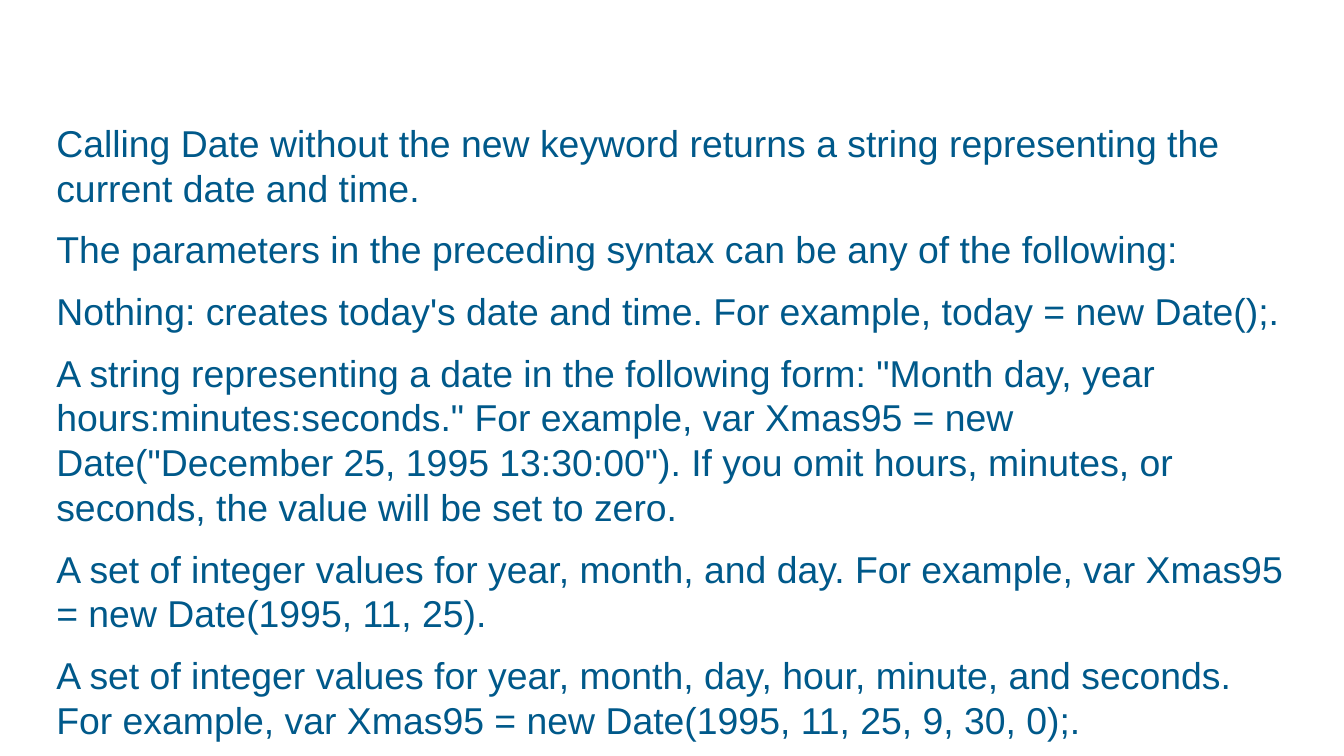
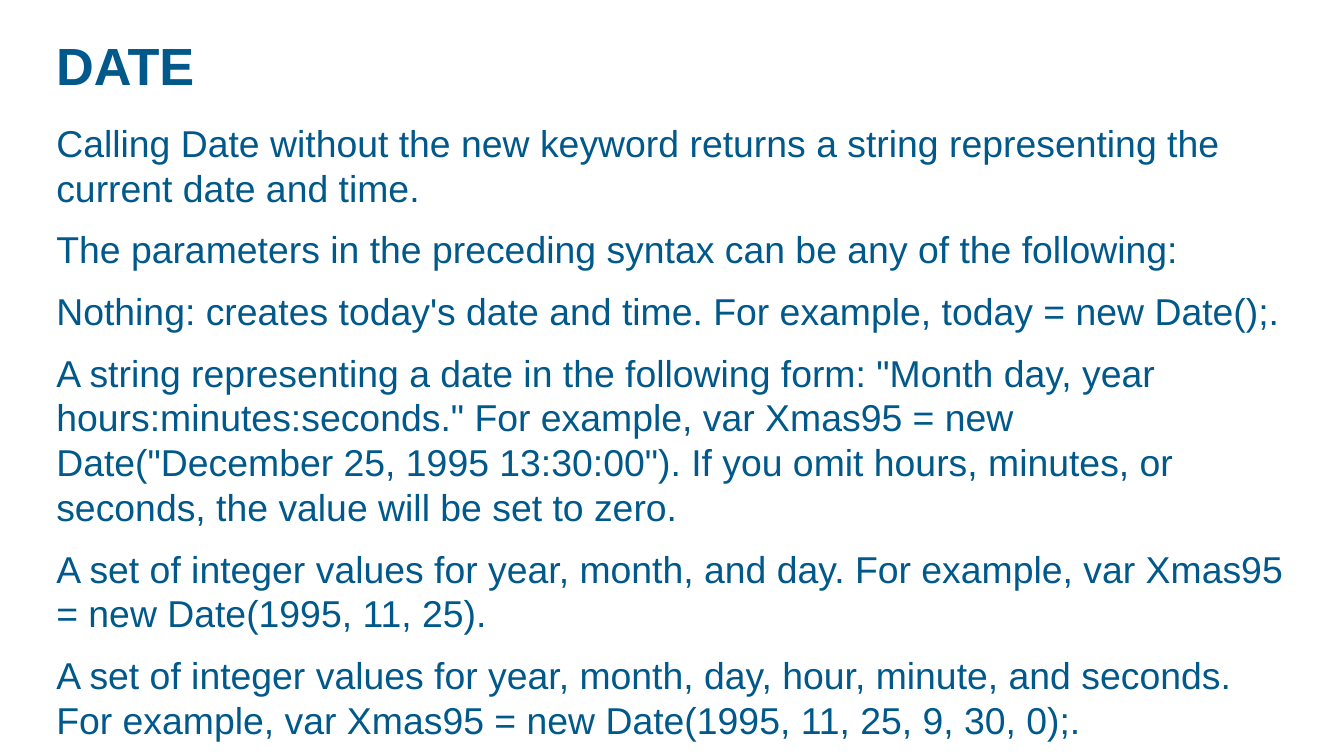
Before and after one commit to ashok07iet/java-script-sample-code, a slide deck: slide 91 of doc/javascript.pptx. Drawn at 1344x756 pixels with LibreOffice and Linux fonts; fonts in the diff are those of the drawing; background and template pictures are left out. Boxes give left, top, right and bottom in pixels: in the first picture for what was removed or moved away, otherwise in the second. Text is boxed around its words. In the diff, an @@ line names an element or a change of style, - is before the commit and + after.

```diff
--- a/doc/javascript.pptx
+++ b/doc/javascript.pptx
@@ title added at [56,49,194,85], 28 pt, text #00598A, bold @@
+DATE
```
Also in this commit, not shown: 5 slides added, 18 other files.
